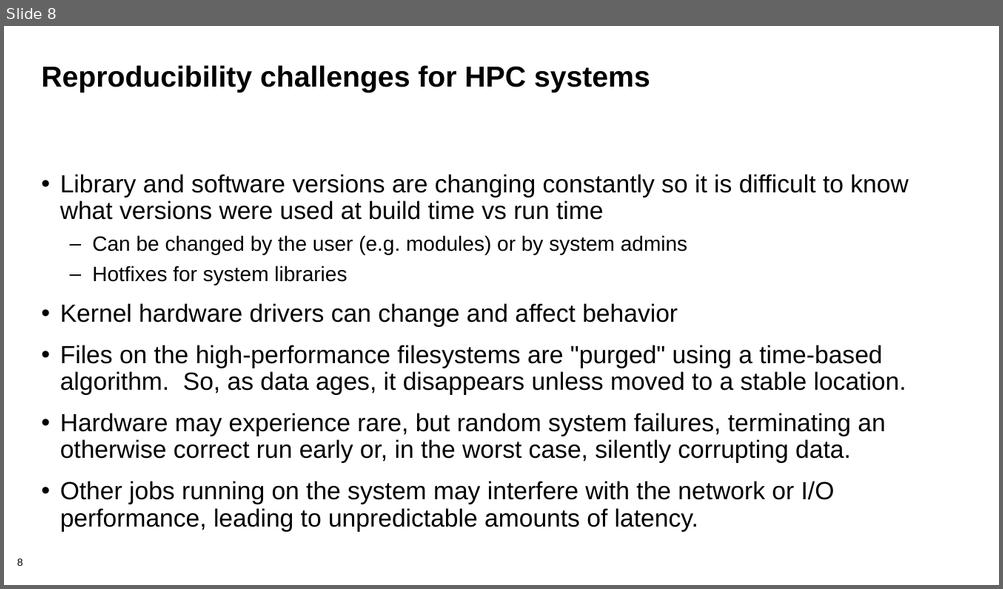
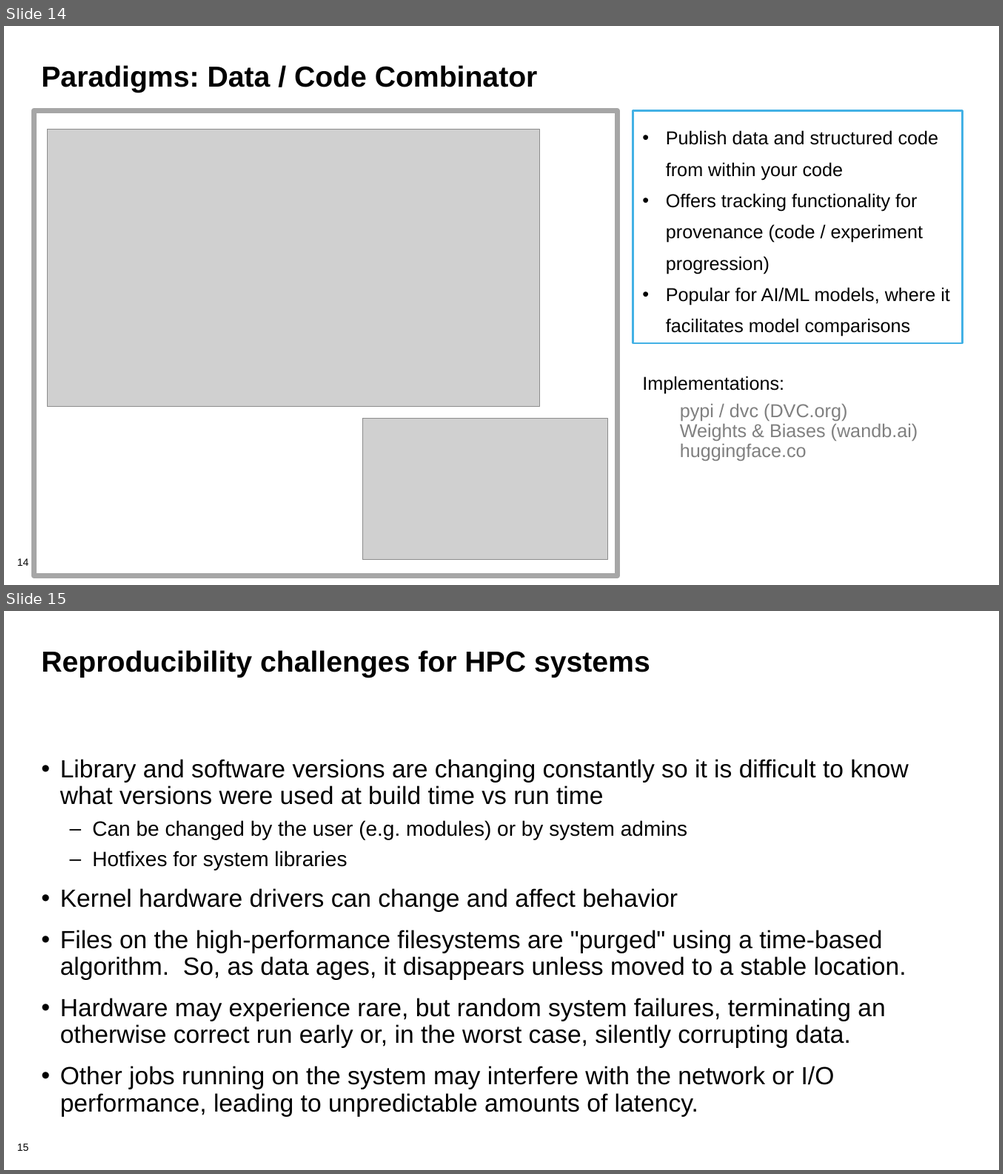
Before and after one commit to bssw-tutorial/presentations, a slide deck: rep-workflows.pptx. Shown one above the other, each under a label of ours: slide 8 before the commit, slides 14 and 15 after it. The pictures are 1003x589 and 1003x1174 pixels, drawn with LibreOffice and Linux fonts; fonts in the diff are those of the drawing; grey boxes stand for pictures; background and template pictures are left out. Boxes give left, top, right and bottom in pixels: in the first picture for what was removed or moved away, otherwise in the second. Text is boxed around its words. In the diff, an @@ line names an element or a change of style, - is before the commit and + after.

Commit message:
Removed Summit containers; added workflow paradigms

```diff
--- a/rep-workflows.pptx
+++ b/rep-workflows.pptx
@@ slide 14 added at <box>4,26,999,585</box>, background #FFFFFF; not listed: 1 template element that a slide beside it also shows @@
@@ title added at <box>41,65,538,93</box>, 28 pt, text #000000, bold @@
+Paradigms: Data / Code Combinator
@@ rectangle added at <box>34,111,617,577</box>, outline #A6A6A6 5 pt @@
@@ rectangle added at <box>632,111,962,344</box>, outline #43B1E5 2 pt, 18 pt, text #000000 @@
+• Publish data and structured code from within your code
+• Offers tracking functionality for provenance (code / experiment progression)
+• Popular for AI/ML models, where it facilitates model comparisons
@@ picture added at <box>47,129,540,406</box> @@
@@ text added at <box>642,376,918,461</box>, 18 pt, text #808080 @@
+Implementations:
+  pypi / dvc (DVC.org)
+  Weights & Biases (wandb.ai)
+  huggingface.co
@@ picture added at <box>363,418,608,560</box> @@
@@ what was slide 8 is now slide 15 @@
@@ page number at <box>17,1144,29,1151</box>: text changed @@
-8
+15
```
Also in this commit, not shown: 13 slides changed, 11 other slides added, 1 slide removed.
